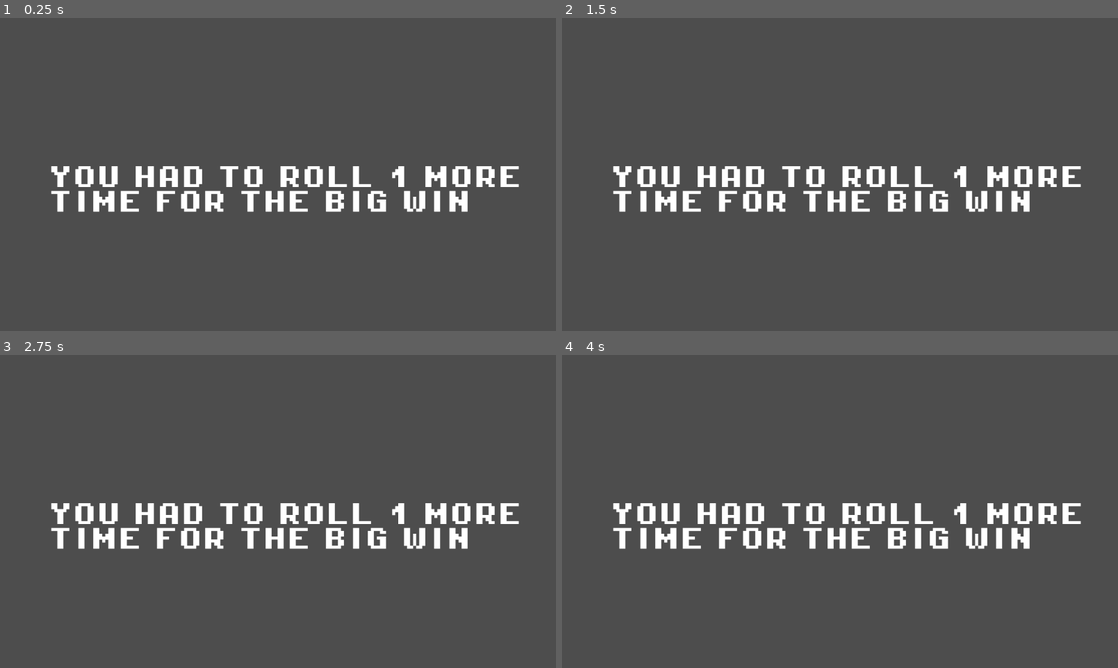
Above: before the commit, frames 1-4 (two rows, left to right).
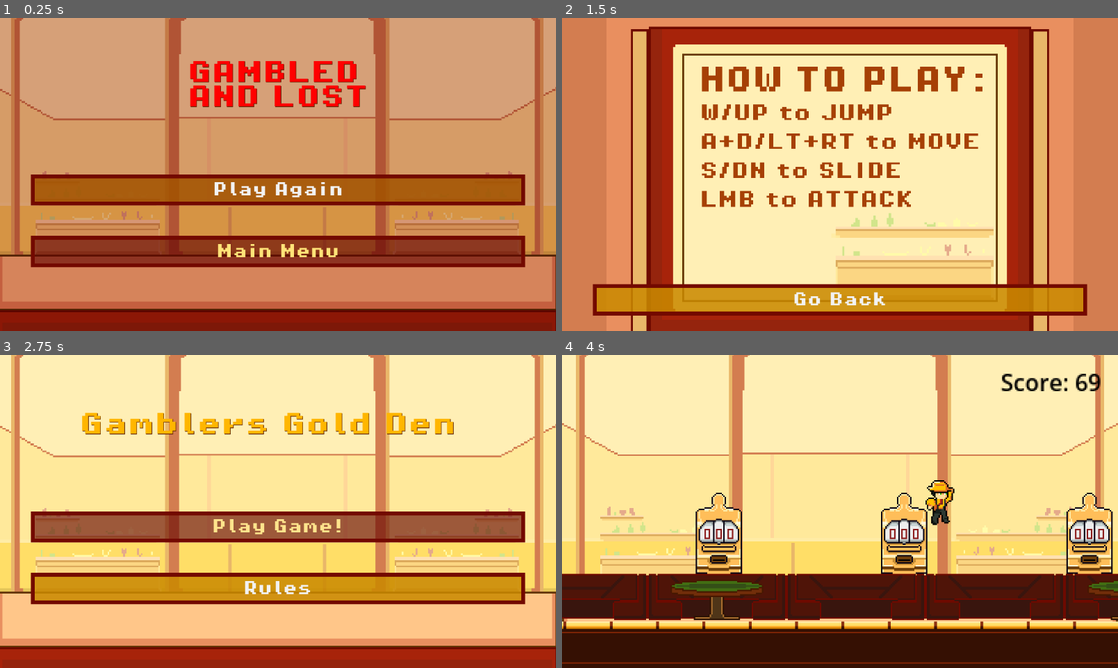
Above: after the commit, the same moments.

Repository: Ruilesser/GamePop
Game: Godot game, scene res://scenes/game/death_screen.tscn
Two runs of this game, one before a commit and one after it. Both use one fixed random seed, a clock stepped at 60 frames per second and the inputs below. This scene is started directly instead of the project's main scene.
Inputs (mouse positions are in pixels of both pictures, inside the frame that each line leads up to):
- Up to frame 1 (0.25 s): no input
- Up to frame 2 (1.5 s): click (840, 252) at 0.5 s, where only the run after the commit has a clickable "Main Menu"; click (840, 252) at 1.25 s, where only the run after the commit has a clickable "Rules"
- Up to frame 3 (2.75 s): click (278, 636) at 2 s, where only the run after the commit has a clickable "Go Back"
- Up to frame 4 (4 s): click (840, 527) at 2.75 s, where only the run after the commit has a clickable "Play Game!"; tap Enter (ui_accept) at 3.5, 3.77 s; hold Right (ui_right) from 3.53 s (still down)

The runs differ from the first frame. In frame 1, 100% of the frame differs, in the area x 0-100%, y 0-100%; in frame 2, 100%; in frame 3, 100%; in frame 4, 100%.

Commit message:
Menu changes

Diff:
--- /dev/null
+++ b/assets/Focus_Button.tres
@@ -0,0 +1,9 @@
+[gd_resource type="StyleBoxFlat" format=3 uid="uid://fappheyylone"]
+
+[resource]
+bg_color = Color(0.726342, 0.442775, 0, 0.623529)
+border_width_left = 8
+border_width_top = 8
+border_width_right = 8
+border_width_bottom = 8
+border_color = Color(0.453124, 0.0342087, 7.21961e-08, 1)
--- /dev/null
+++ b/assets/Hover_Button.tres
@@ -0,0 +1,9 @@
+[gd_resource type="StyleBoxFlat" format=3 uid="uid://np80di4imgqw"]
+
+[resource]
+bg_color = Color(0.952941, 0.784314, 0, 0.627451)
+border_width_left = 8
+border_width_top = 8
+border_width_right = 8
+border_width_bottom = 8
+border_color = Color(0.7446, 0, 0.0884039, 1)
--- /dev/null
+++ b/assets/button_style_box.tres
@@ -0,0 +1,9 @@
+[gd_resource type="StyleBoxFlat" format=3 uid="uid://cs8xb3my6coue"]
+
+[resource]
+bg_color = Color(0.384314, 0.0117647, 0, 0.623529)
+border_width_left = 8
+border_width_top = 8
+border_width_right = 8
+border_width_bottom = 8
+border_color = Color(0.453124, 0.0342087, 7.21961e-08, 1)
--- a/scenes/game/Start_Button.gd
+++ b/scenes/game/Start_Button.gd
@@ -7,6 +7,7 @@
 	var button = self
 	button.pressed.connect(_button_pressed)
 	add_child(button)
+	button.grab_focus()
 
 func _button_pressed():
 	get_tree().change_scene_to_file("res://scenes/game/Game.tscn")
--- a/scenes/game/Start_Menu.tscn
+++ b/scenes/game/Start_Menu.tscn
@@ -1,9 +1,12 @@
-[gd_scene load_steps=7 format=3 uid="uid://yfdab0yowhhh"]
+[gd_scene load_steps=10 format=3 uid="uid://yfdab0yowhhh"]
 
 [ext_resource type="Script" path="res://scenes/game/Start_Button.gd" id="1_vc1sg"]
 [ext_resource type="Script" path="res://scenes/game/Rules_Menu_button.gd" id="1_xksma"]
 [ext_resource type="FontFile" uid="uid://cctbg6lhfjm4p" path="res://assets/fonts/PixelOperator8-Bold.ttf" id="2_8eqcy"]
 [ext_resource type="Texture2D" uid="uid://dodcpak6xrcbm" path="res://assets/backgrounds/Menu.png" id="3_n5bxi"]
+[ext_resource type="StyleBox" path="res://assets/button_style_box.tres" id="4_kcwd6"]
+[ext_resource type="StyleBox" path="res://assets/Focus_Button.tres" id="4_yun7b"]
+[ext_resource type="StyleBox" path="res://assets/Hover_Button.tres" id="5_k4ajs"]
 [ext_resource type="Texture2D" uid="uid://cw5e86se5b55a" path="res://assets/backgrounds/BG.png" id="5_r1td8"]
 
 [sub_resource type="Shortcut" id="Shortcut_fxhpf"]
@@ -53,8 +56,14 @@
 offset_right = 512.0
 offset_bottom = 192.0
 pivot_offset = Vector2(47.5, 15.5)
+focus_next = NodePath("start button")
+focus_previous = NodePath("start button")
+theme_override_colors/font_color = Color(1, 0.895327, 0.545621, 1)
 theme_override_fonts/font = ExtResource("2_8eqcy")
 theme_override_font_sizes/font_size = 30
+theme_override_styles/focus = ExtResource("4_yun7b")
+theme_override_styles/hover = ExtResource("5_k4ajs")
+theme_override_styles/normal = ExtResource("4_kcwd6")
 text = "Rules"
 clip_text = true
 icon_alignment = 1
@@ -95,8 +104,14 @@
 grow_vertical = 2
 pivot_offset = Vector2(47.5, 15.5)
 size_flags_horizontal = 4
+focus_next = NodePath("..")
+focus_previous = NodePath("..")
+theme_override_colors/font_color = Color(1, 0.895, 0.55, 1)
 theme_override_fonts/font = ExtResource("2_8eqcy")
 theme_override_font_sizes/font_size = 30
+theme_override_styles/focus = ExtResource("4_yun7b")
+theme_override_styles/hover = ExtResource("5_k4ajs")
+theme_override_styles/normal = ExtResource("4_kcwd6")
 shortcut = SubResource("Shortcut_fxhpf")
 text = "Play Game!"
 clip_text = true
@@ -109,6 +124,8 @@
 offset_top = -383.0
 offset_right = 1024.0
 offset_bottom = -191.0
+theme_override_colors/default_color = Color(1, 0.713726, 0, 1)
+theme_override_colors/font_shadow_color = Color(0.361792, 0.121758, 0, 1)
 theme_override_fonts/normal_font = ExtResource("2_8eqcy")
 theme_override_font_sizes/bold_italics_font_size = 50
 theme_override_font_sizes/italics_font_size = 50
--- a/scenes/game/death_screen.tscn
+++ b/scenes/game/death_screen.tscn
@@ -1,32 +1,55 @@
-[gd_scene load_steps=6 format=3 uid="uid://wmihcl2jdkiw"]
+[gd_scene load_steps=11 format=3 uid="uid://wmihcl2jdkiw"]
 
 [ext_resource type="Script" path="res://scenes/game/Rules_Menu_button.gd" id="1_p6eum"]
+[ext_resource type="Texture2D" uid="uid://cw5e86se5b55a" path="res://assets/backgrounds/BG.png" id="1_ycpa0"]
 [ext_resource type="FontFile" uid="uid://cctbg6lhfjm4p" path="res://assets/fonts/PixelOperator8-Bold.ttf" id="2_7gtqr"]
 [ext_resource type="Texture2D" uid="uid://cihu3qwi3nwtr" path="res://assets/backgrounds/full_moon.png" id="3_su3p8"]
+[ext_resource type="StyleBox" path="res://assets/Focus_Button.tres" id="4_ibg8l"]
 [ext_resource type="Script" path="res://scenes/game/Start_Button.gd" id="4_kp1sx"]
+[ext_resource type="StyleBox" uid="uid://np80di4imgqw" path="res://assets/Hover_Button.tres" id="5_4n286"]
+[ext_resource type="StyleBox" path="res://assets/button_style_box.tres" id="6_kr8om"]
+[ext_resource type="Script" path="res://scenes/game/return_to_main_button.gd" id="7_vg6a6"]
 
 [sub_resource type="Shortcut" id="Shortcut_fxhpf"]
 
-[node name="StartMenu" type="Node2D"]
+[node name="Death_Menu" type="Node2D"]
 
-[node name="TextEdit" type="RichTextLabel" parent="."]
-offset_left = -576.0
-offset_top = -324.0
-offset_right = 576.0
-offset_bottom = 324.0
+[node name="TextureRect" type="TextureRect" parent="."]
+modulate = Color(0.840366, 0.667729, 0.663409, 1)
+anchors_preset = 15
+anchor_right = 1.0
+anchor_bottom = 1.0
+offset_left = -582.0
+offset_top = -325.0
+offset_right = 579.0
+offset_bottom = 397.0
+grow_horizontal = 2
+grow_vertical = 2
+size_flags_horizontal = 4
+size_flags_vertical = 4
+texture = ExtResource("1_ycpa0")
+
+[node name="TextEdit2" type="RichTextLabel" parent="."]
+anchors_preset = 8
+anchor_left = 0.5
+anchor_top = 0.5
+anchor_right = 0.5
+anchor_bottom = 0.5
+offset_left = -188.0
+offset_top = -236.0
+offset_right = 213.0
+offset_bottom = -83.0
+grow_horizontal = 2
+grow_vertical = 2
+theme_override_colors/default_color = Color(1, 0, 0, 1)
+theme_override_colors/font_shadow_color = Color(0.361792, 0.121758, 0, 1)
 theme_override_fonts/normal_font = ExtResource("2_7gtqr")
 theme_override_font_sizes/bold_italics_font_size = 50
 theme_override_font_sizes/italics_font_size = 50
 theme_override_font_sizes/mono_font_size = 50
 theme_override_font_sizes/normal_font_size = 50
-text = "
-
-
-
-
-
-	YOU HAD TO ROLL 1 MORE
-	TIME FOR THE BIG WIN"
+text = "GAMBLED
+AND LOST"
 fit_content = true
 structured_text_bidi_override_options = [null]
 
@@ -52,7 +75,6 @@
 script = ExtResource("1_p6eum")
 
 [node name="rules button" type="Button" parent="."]
-visible = false
 z_index = 2
 z_as_relative = false
 offset_left = -512.0
@@ -60,13 +82,17 @@
 offset_right = 512.0
 offset_bottom = 192.0
 pivot_offset = Vector2(47.5, 15.5)
+theme_override_colors/font_color = Color(1, 0.894, 0.47, 1)
 theme_override_fonts/font = ExtResource("2_7gtqr")
 theme_override_font_sizes/font_size = 30
-text = "Rules"
+theme_override_styles/focus = ExtResource("4_ibg8l")
+theme_override_styles/hover = ExtResource("5_4n286")
+theme_override_styles/normal = ExtResource("6_kr8om")
+text = "Main Menu"
 clip_text = true
 icon_alignment = 1
 expand_icon = true
-script = ExtResource("1_p6eum")
+script = ExtResource("7_vg6a6")
 
 [node name="rules image" type="TextureRect" parent="rules button"]
 visible = false
@@ -102,10 +128,14 @@
 grow_vertical = 2
 pivot_offset = Vector2(47.5, 15.5)
 size_flags_horizontal = 4
+theme_override_colors/font_color = Color(1, 0.894, 0.47, 1)
 theme_override_fonts/font = ExtResource("2_7gtqr")
 theme_override_font_sizes/font_size = 30
+theme_override_styles/focus = ExtResource("4_ibg8l")
+theme_override_styles/hover = ExtResource("5_4n286")
+theme_override_styles/normal = ExtResource("6_kr8om")
 shortcut = SubResource("Shortcut_fxhpf")
-text = "Play Game!"
+text = "Play Again"
 clip_text = true
 icon_alignment = 1
 expand_icon = true
--- /dev/null
+++ b/scenes/game/return_to_main_button.gd
@@ -0,0 +1,20 @@
+extends Button
+
+
+# Called when the node enters the scene tree for the first time.
+var menu
+var button
+var on
+var start
+var title
+func _ready():
+	on = false
+	button = self
+	menu = get_child(0)
+	start = get_child(1)
+	title = get_child(2)
+	#button.text = "Rules"
+	button.pressed.connect(_button_pressed)
+
+func _button_pressed():
+	get_tree().change_scene_to_file("res://scenes/game/Start_Menu.tscn")
